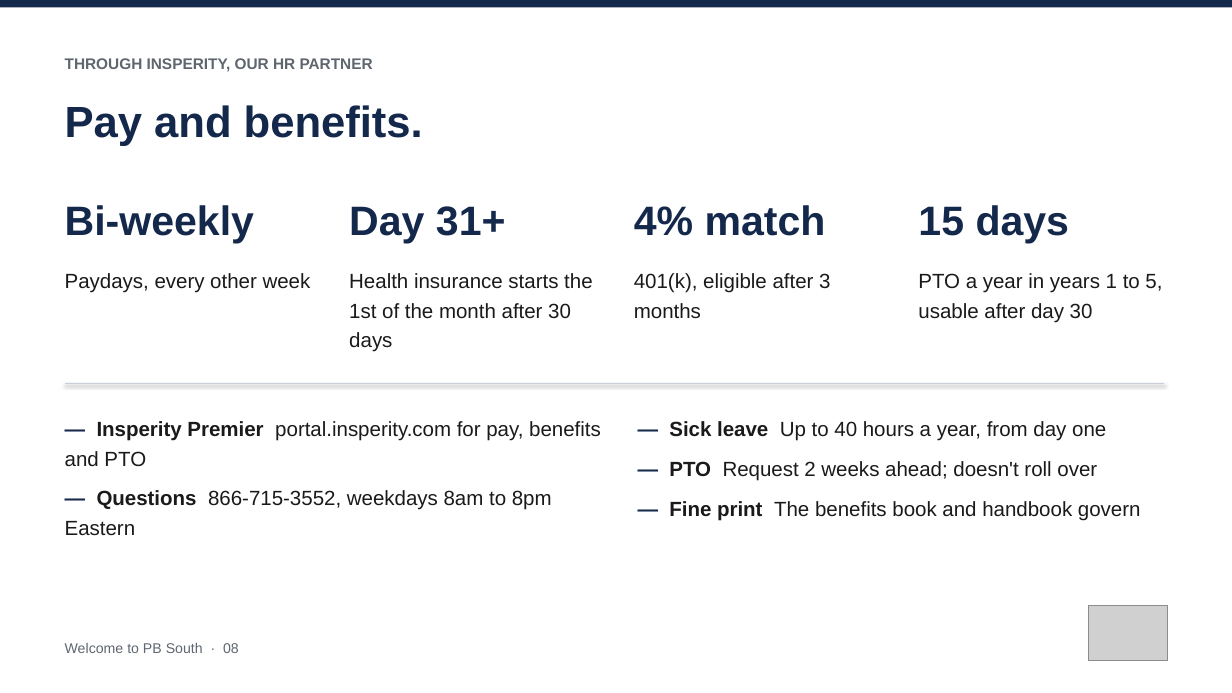
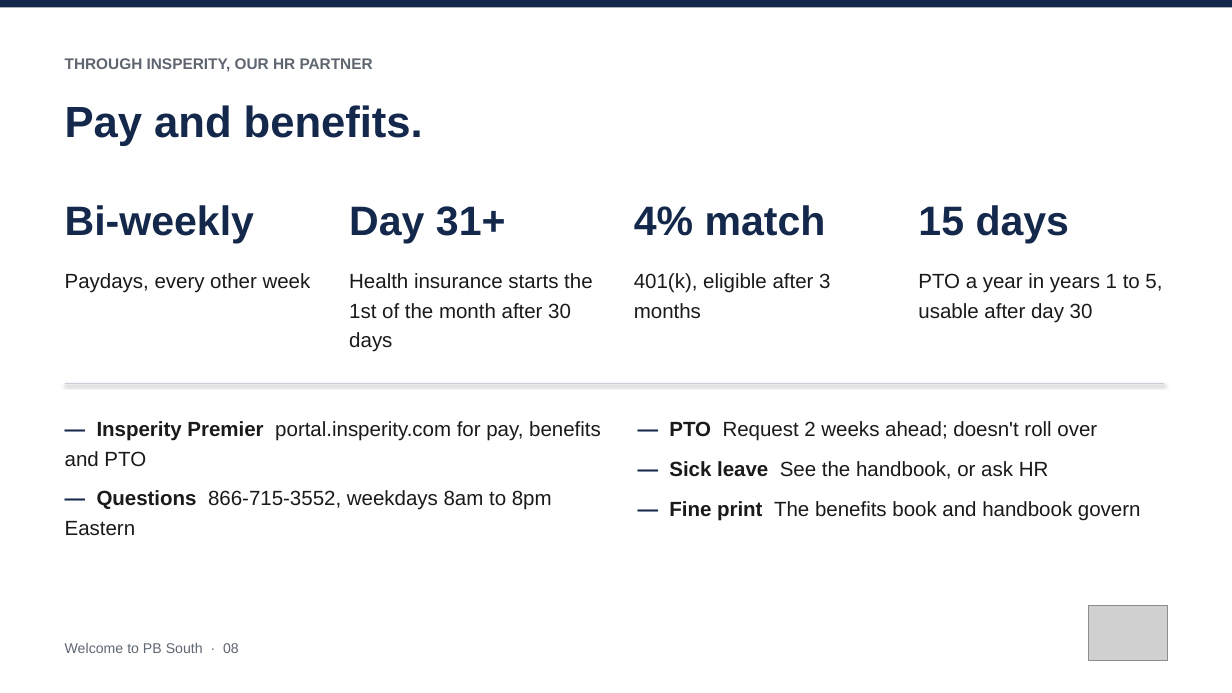
Before and after one commit to EdenExec/Eden-Army, a slide deck: slide 8 of projects/pb-south-onboarding/welcome-to-pb-south-v2.pptx. Drawn at 1232x693 pixels with LibreOffice and Linux fonts; fonts in the diff are those of the drawing; grey boxes stand for pictures. Boxes give left, top, right and bottom in pixels: in the first picture for what was removed or moved away, otherwise in the second. Text is boxed around its words. In the diff, an @@ line names an element or a change of style, - is before the commit and + after.

```diff
--- a/projects/pb-south-onboarding/welcome-to-pb-south-v2.pptx
+++ b/projects/pb-south-onboarding/welcome-to-pb-south-v2.pptx
@@ text at [669, 421, 1106, 441]: paragraph removed @@
-— Sick leave Up to 40 hours a year, from day one
@@ text at [669, 461, 1049, 479]: paragraph added @@
+— Sick leave See the handbook, or ask HR
```
Also in this commit, not shown: 1 other slide changed, 1 other file.
